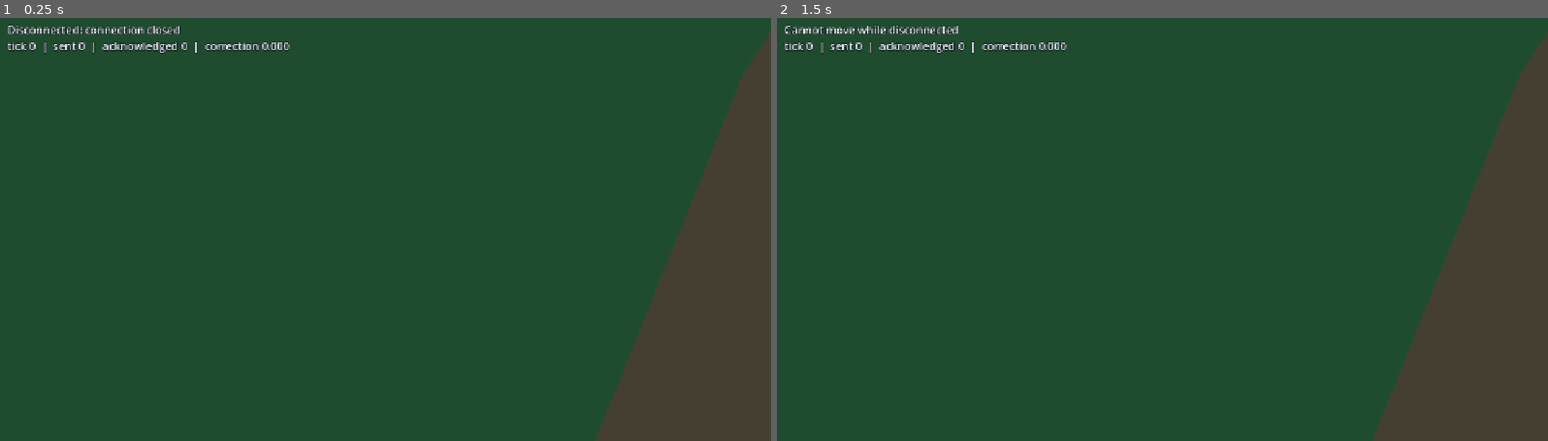
Above: before the commit, frames 1-2 (left to right).
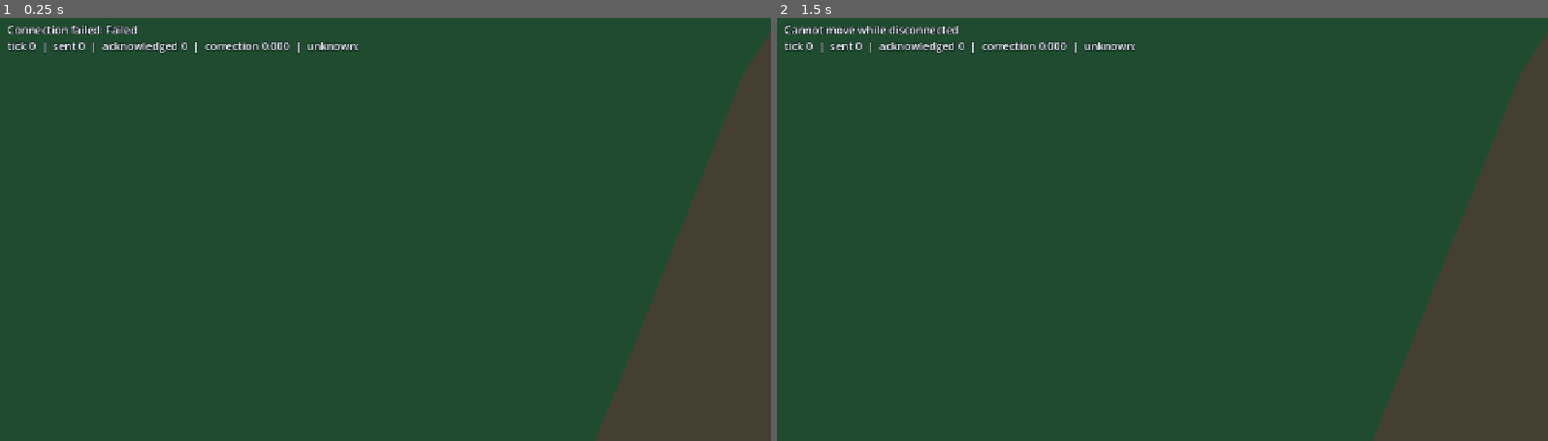
Above: after the commit, the same moments.

Repository: mywyau/arcana
Game: Godot game, scene res://scenes/main.tscn
Same seed, same stepped clock (60 frames per second), same inputs: the game is played once before the commit and once after it.
Inputs (mouse positions are in pixels of both pictures, inside the frame that each line leads up to):
- Up to frame 1 (0.25 s): no input
- Up to frame 2 (1.5 s): tap Enter at 0.5 s; move the mouse to (1332, 199) at 0.52 s; click (1332, 199) at 0.67 s; tap Space at 1.25 s; move the mouse to (1008, 246) at 1.27 s; click (1008, 246) at 1.42 s

The runs differ from the first frame. In frame 1, 0.4% of the frame differs, in the area x 1-47%, y 1-9%; in frame 2, less than 0.1%.

Commit message:
implement movement improvements step 1

Diff:
--- a/client/scenes/main.tscn
+++ b/client/scenes/main.tscn
@@ -180,5 +180,5 @@
 
 [node name="Diagnostics" type="Label" parent="UI/DiagnosticsMargin"]
 layout_mode = 2
-text = "tick 0  |  sent 0  |  acknowledged 0  |  correction 0.000"
+text = "tick 0  |  sent 0  |  acknowledged 0  |  correction 0.000  |  unknown:"
 label_settings = SubResource("StatusLabelSettings")
--- a/client/scripts/main.gd
+++ b/client/scripts/main.gd
@@ -12,6 +12,8 @@
 @onready var click_marker: MeshInstance3D = $ClickMarker
 
 var _local_player_id: String = ""
+var _local_navigation_kind: String = "unknown"
+var _local_navigation_id: String = ""
 var _next_sequence: int = 1
 var _player_views: Dictionary = {}
 var _pending_click: Vector2
@@ -145,11 +147,18 @@
 			_next_sequence - 1,
 		)
 		if id == _local_player_id:
-			diagnostics_label.text = "tick %d  |  sent %d  |  acknowledged %d  |  correction %.3f" % [
+			var navigation_data: Variant = player_data.get("navigation_location", {})
+			if typeof(navigation_data) == TYPE_DICTIONARY:
+				var navigation_location: Dictionary = navigation_data
+				_local_navigation_kind = str(navigation_location.get("kind", "unknown"))
+				_local_navigation_id = str(navigation_location.get("id", ""))
+			diagnostics_label.text = "tick %d  |  sent %d  |  acknowledged %d  |  correction %.3f  |  %s:%s" % [
 				snapshot_tick,
 				_next_sequence - 1,
 				acknowledged_sequence,
 				correction,
+				_local_navigation_kind,
+				_local_navigation_id,
 			]
 		active_ids[id] = true
 
Not shown, changed: server/internal/navigation/layered.go
Not shown, changed: server/internal/navigation/layered_test.go
Not shown, changed: server/internal/protocol/message.go
Not shown, changed: server/internal/simulation/world.go
Not shown, changed: server/internal/simulation/world_test.go
Not shown, changed: server/internal/transport/websocket/handler.go
